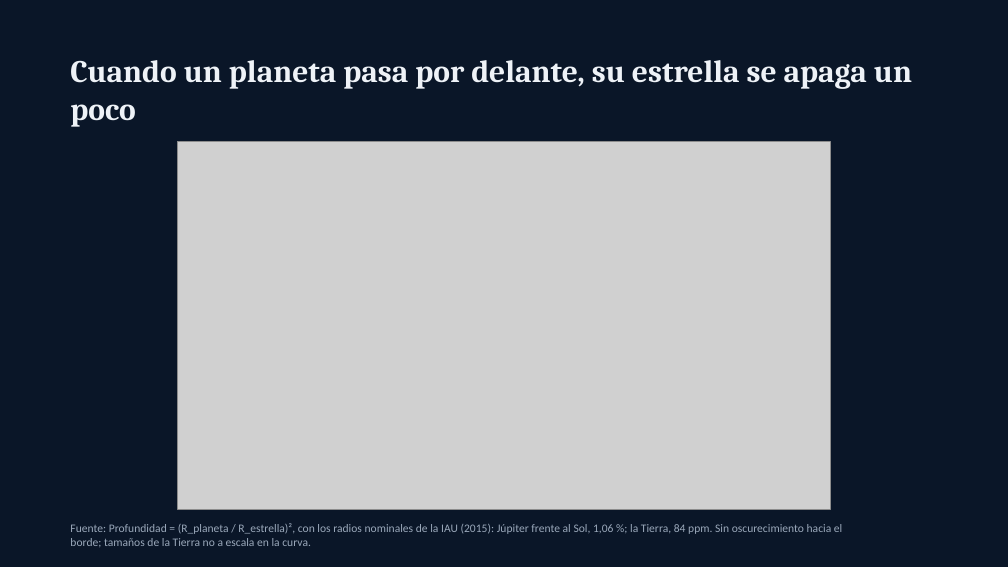
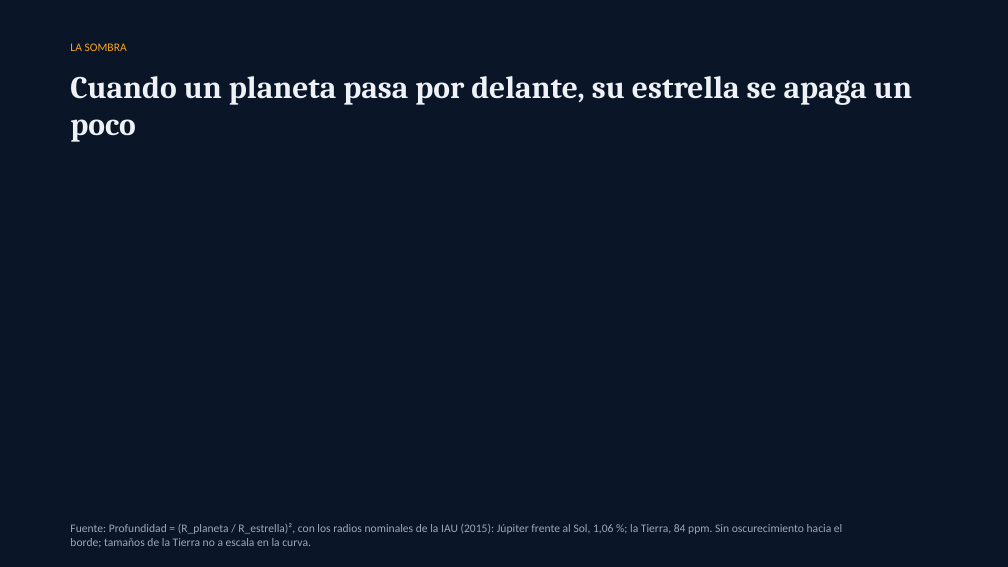
Before and after one commit to jpcastillo714/presentation-kit, a slide deck: slide 2 of examples/exoplanets/exoplanets.es.pptx. Drawn at 1008x567 pixels with LibreOffice and Linux fonts; fonts in the diff are those of the drawing; grey boxes stand for pictures; background and template pictures are left out. Boxes give left, top, right and bottom in pixels: in the first picture for what was removed or moved away, otherwise in the second. Text is boxed around its words. In the diff, an @@ line names an element or a change of style, - is before the commit and + after.

```diff
--- a/examples/exoplanets/exoplanets.es.pptx
+++ b/examples/exoplanets/exoplanets.es.pptx
@@ text added at [70,43,127,51], 11 pt, text #F5A623 @@
+LA SOMBRA
@@ text "Cuando un planeta pasa por ...": place and size @@
-text "Cuando un planeta pasa por ..." at [70,60,912,127]
+text "Cuando un planeta pasa por ..." at [70,76,912,142]
@@ picture removed at [178,142,831,510] @@
```
Also in this commit, not shown: 6 other slides changed, 50 other files.
